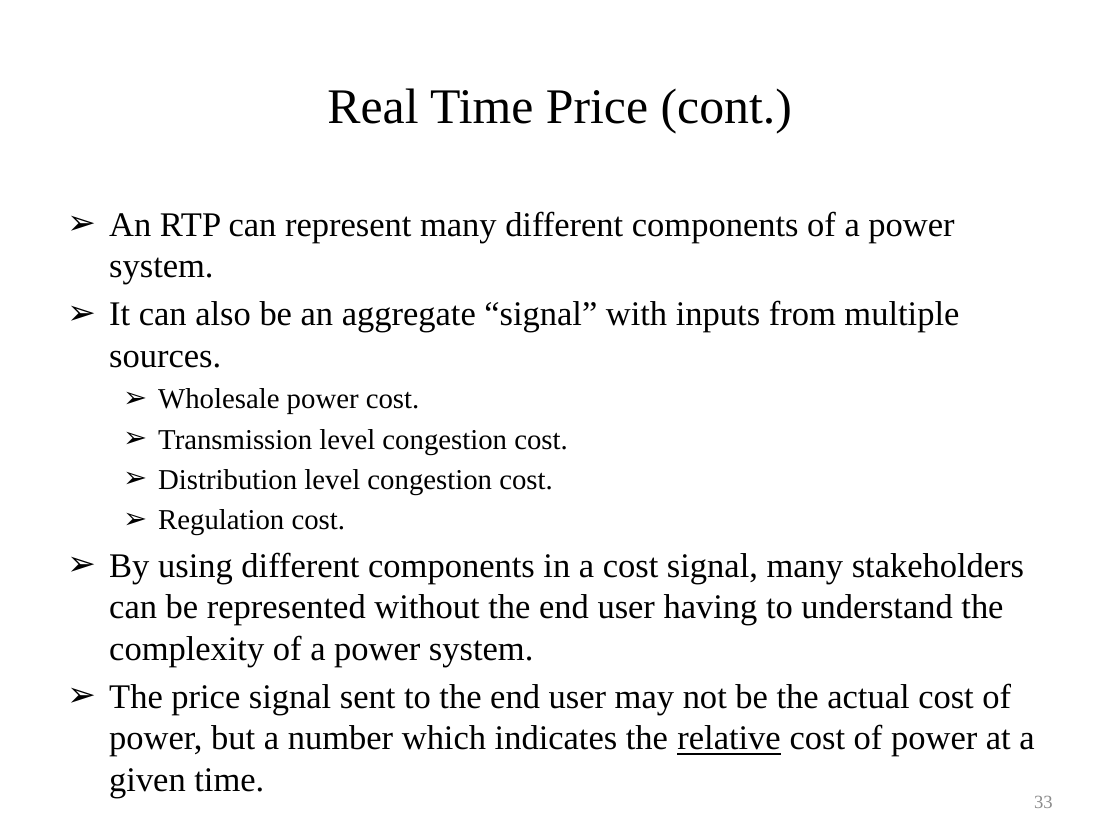
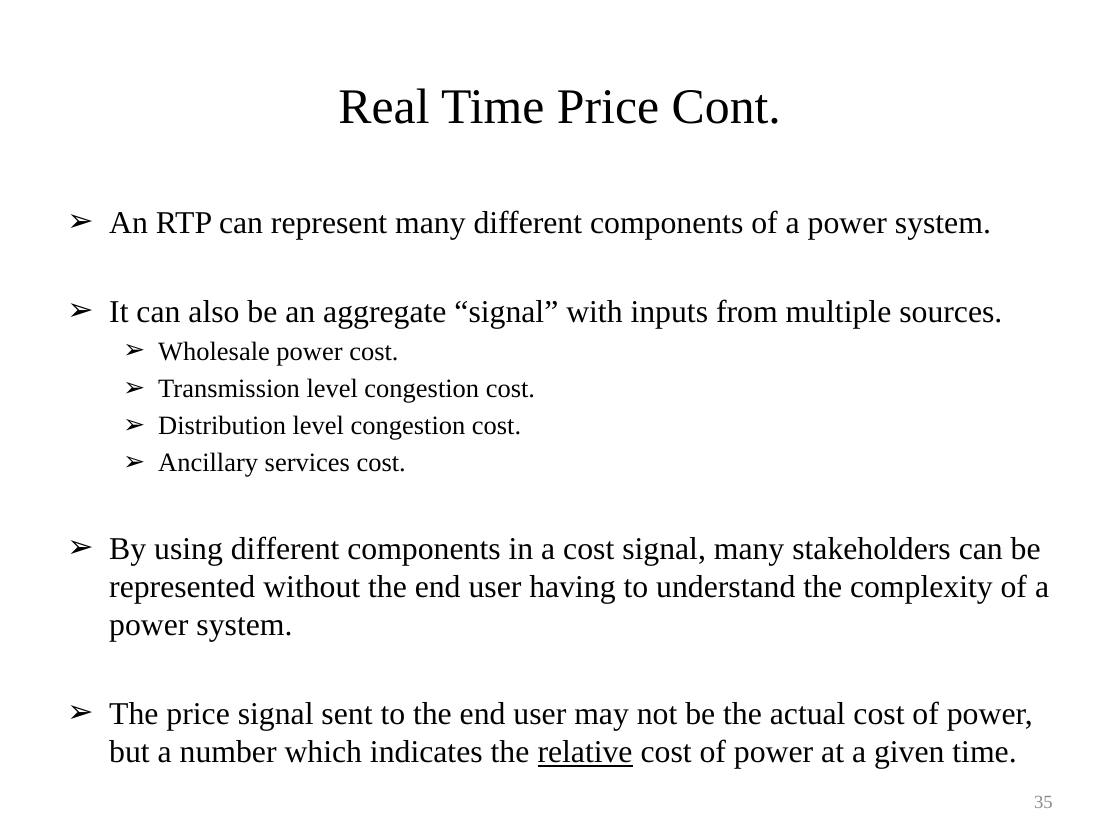
Before and after one commit to gridlab-d/course, a slide deck: slide 35 of University of Washington Class/Module 8 - Demand response.pptx (slide 33 before the commit). Drawn at 1120x840 pixels with LibreOffice and Linux fonts; fonts in the diff are those of the drawing. Boxes give left, top, right and bottom in pixels: in the first picture for what was removed or moved away, otherwise in the second. Text is boxed around its words. In the diff, an @@ line names an element or a change of style, - is before the commit and + after.

```diff
--- a/University of Washington Class/Module 8 - Demand response.pptx
+++ b/University of Washington Class/Module 8 - Demand response.pptx
@@ title at bbox=[338, 88, 781, 124]: text changed @@
-Real Time Price (cont.)
+Real Time Price Cont.
@@ text at bbox=[109, 210, 1049, 768]: size 22.2 to 20.4 pt in "An RTP can represent many different components ...", "It can also be an aggregate “signal” ...", "By using different components in a cost ...", "The price signal sent to the end ..."; size 18.5 to 17 pt in "Wholesale power cost.", "Transmission level congestion cost.", "Distribution level congestion cost." @@
@@ text at bbox=[158, 452, 406, 477]: text changed; size 18.5 to 17 pt @@
-  ➢ Regulation cost.
+  ➢ Ancillary services cost.
@@ page number at bbox=[1034, 796, 1053, 808]: text changed @@
-33
+35
```
Also in this commit, not shown: 33 other slides changed, 12 slides added, 9 slides removed, 1 other file.
